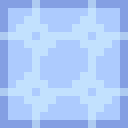
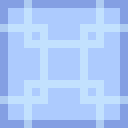
Layers edited between the first and the second w=128, h=128 image:
removed layer "Layer 3" over (0, 0, 128, 128)
removed layer "Layer 2" over (32, 32, 96, 96)
added layer "Layer 5" above "Layer 4" over (0, 0, 128, 128)
added layer "Layer 4" above "Layer 1" over (40, 40, 88, 88)
painted on "Layer 1" over (16, 16, 112, 112)
